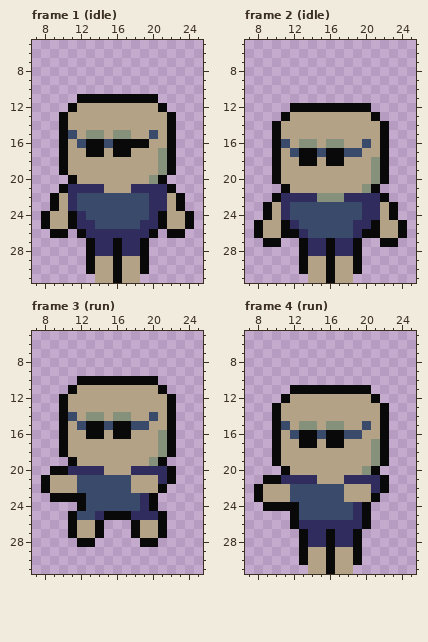
One commit to this pixel-art file: assets/sprites/enemy/enemy.aseprite. Above is the file before it was changed.
32x32 pixels, 6 frames. Shown: frame 1 (idle): x 7..25, y 5..31; frame 2 (idle): x 7..25, y 5..31; frame 3 (run): x 7..25, y 5..31; frame 4 (run): x 7..25, y 5..31. The commit also changed other frames, which this record leaves out.
Once edited:
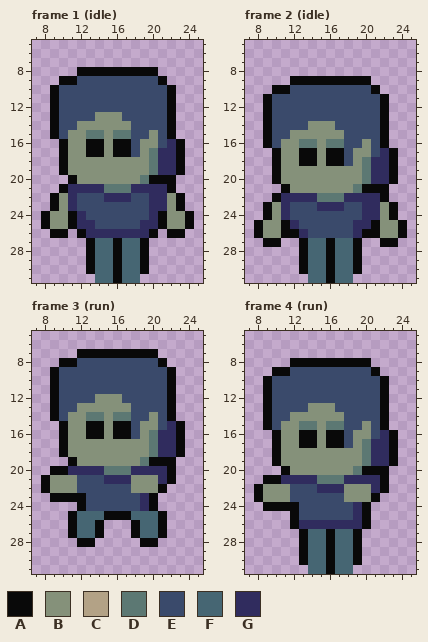
Palette (. is transparent): A #090909  B #85917a  C #b3a286  D #5c7873  E #3a4a6b  F #466673  G #302c5e
Changes in this commit:
layer "zombie3" added
layer "jhone" now hidden
Changed rows in their new state; - is an unchanged pixel.
Frame 1 (idle):
first column x 9:
 8 ---AAAAAAAAA---
 9 -AAEEEEEEEEEA--
10 AEEEEEEEEEEEEA-
11 AEEEEEEEEEEEEA-
12 AEEEEEEEEEEEEA-
13 AEEEEBBBEEEEE--
14 AEEBBBBBBEEEE--
15 AEBBDDBDDEEBE--
16 --BB--B--EBBEGA
17 --BB--B--EBDGGA
18 --BBBBBBBBBDGGA
19 --BBBBBBBBBDGGA
20 ---BBBBBBBDA-A-
21 ------DDD------
22 -B----GGG----B-
23 -B-----------B-
24 BB-----------BB
25 BB-----------BB
27 -----FF-FF-----
28 -----FF-FF-----
29 -----FF-FF-----
30 -----FF-FF-----
31 -----FF-FF-----
Frame 2 (idle):
first column x 9:
 9 ---AAAAAAAAA---
10 -AAEEEEEEEEEA--
11 AEEEEEEEEEEEEA-
12 AEEEEEEEEEEEEA-
13 AEEEEEEEEEEEEA-
14 AEEEEBBBEEEEE--
15 AEEBBBBBBEEEE--
16 AEBBDDBDDEEBE--
17 --BB--B---BBEGA
18 --BB--B--EBDGGA
19 --BBBBBBBBBDGGA
20 --BBBBBBBBBDGGA
21 ---BBBBBBBDA-A-
22 ------DDD------
23 -B----GGG----B-
24 -B-----------B-
25 BB-----------BB
26 BB-----------BB
27 -----FF-FF-----
28 -----FF-FF-----
29 -----FF-FF-----
30 -----FF-FF-----
31 -----FF-FF-----
Frame 3 (run):
first column x 9:
 7 ---AAAAAAAAA---
 8 -AAEEEEEEEEEA--
 9 AEEEEEEEEEEEEA-
10 AEEEEEEEEEEEEA-
11 AEEEEEEEEEEEEA-
12 AEEEEBBBEEEEE--
13 AEEBBBBBBEEEE--
14 AEBBDDBDDEEBE--
15 --BB--B---BBEGA
16 --BB--B--EBDGGA
17 --BBBBBBBBBDGGA
18 --BBBBBBBBBDGGA
19 ---BBBBBBBDA-A-
20 ------DDD------
21 BBB---GGGBBB---
22 BBB------BBB---
25 ---FFF---FFF---
26 ---FF-----FF---
27 ---FF-----FF---
Frame 4 (run):
first column x 9:
 8 ---AAAAAAAAA---
 9 -AAEEEEEEEEEA--
10 AEEEEEEEEEEEEA-
11 AEEEEEEEEEEEEA-
12 AEEEEEEEEEEEEA-
13 AEEEEBBBEEEEE--
14 AEEBBBBBBEEEE--
15 AEBBDDBDDEEBE--
16 --BB--B---BBEGA
17 --BB--B--EBDGGA
18 --BBBBBBBBBDGGA
19 --BBBBBBBBBDGGA
20 ---BBBBBBBDA-A-
21 ------DDD------
22 BBB---GGGBBB---
23 BBB------BBB---
first column x 14:
27 FF-FF
28 FF-FF
29 FF-FF
30 FF-FF
31 FF-FF
Pixel boxes of the changes (left, top, right, bottom) in both pictures:
changed: (50, 67, 185, 283)
changed: (263, 76, 398, 283)
changed: (50, 349, 185, 538)
changed: (263, 358, 398, 574)
